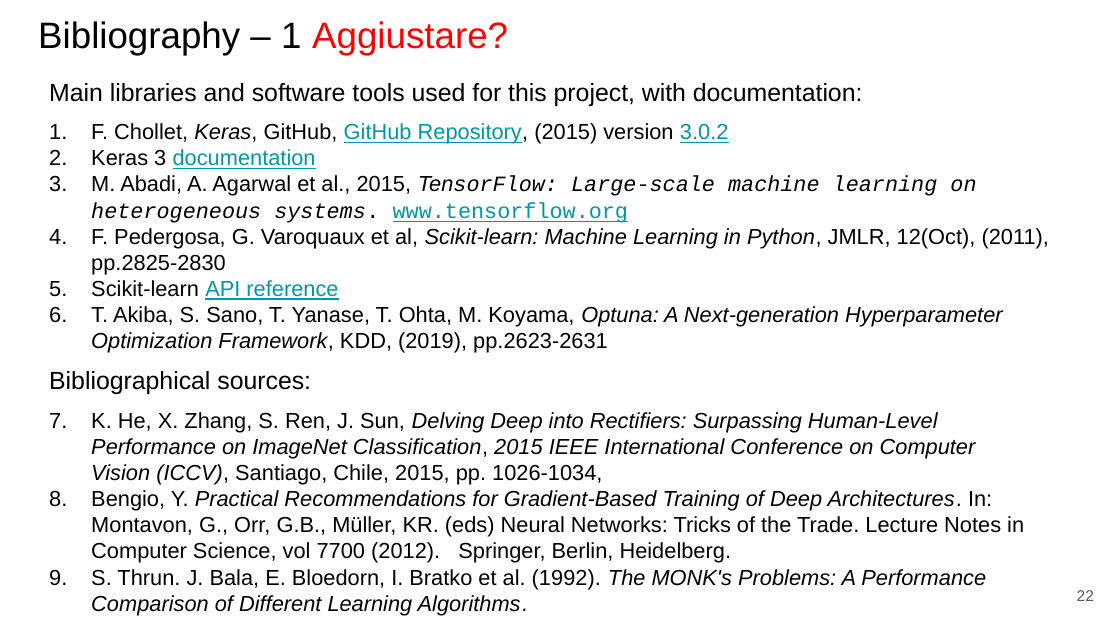
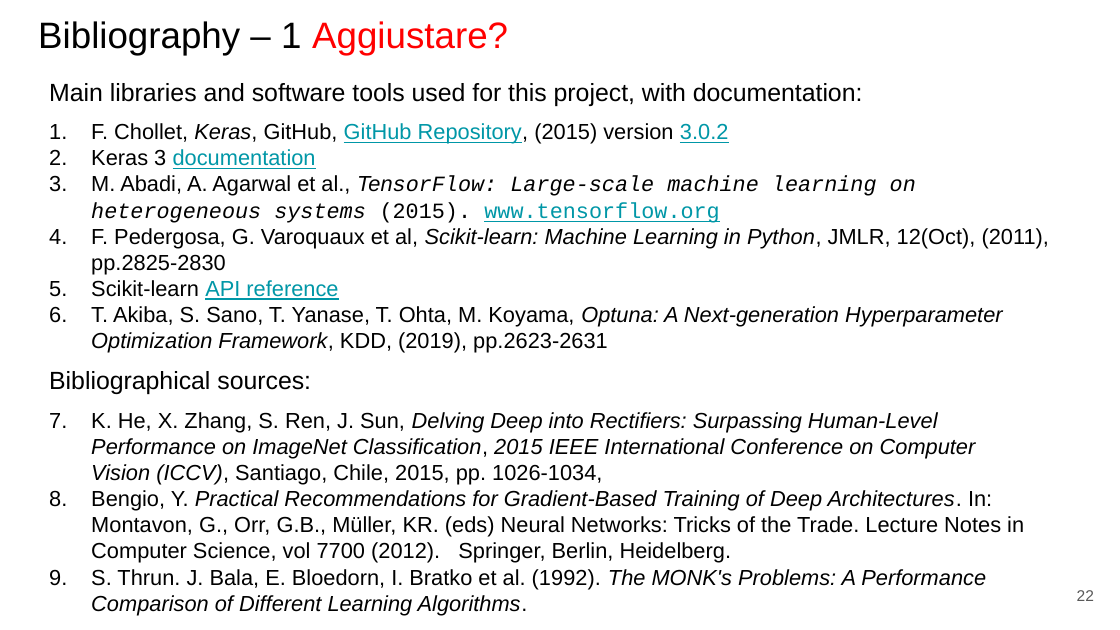
Before and after one commit to paolo-junior-mollica/machine-learning-project, a slide deck: slide 22 of relazione/Canduci_Marino_Mollica.pptx. Drawn at 1120x630 pixels with LibreOffice and Linux fonts; fonts in the diff are those of the drawing. Boxes give left, top, right and bottom in pixels: in the first picture for what was removed or moved away, otherwise in the second. Text is boxed around its words. In the diff, an @@ line names an element or a change of style, - is before the commit and + after.

```diff
--- a/relazione/Canduci_Marino_Mollica.pptx
+++ b/relazione/Canduci_Marino_Mollica.pptx
@@ text at [91, 175, 916, 223]: text changed @@
-3. M. Abadi, A. Agarwal et al., 2015, TensorFlow: Large-scale machine learning on heterogeneous systems. www.tensorflow.org
+3. M. Abadi, A. Agarwal et al., TensorFlow: Large-scale machine learning on heterogeneous systems (2015). www.tensorflow.org
```
Also in this commit, not shown: 1 other file.
